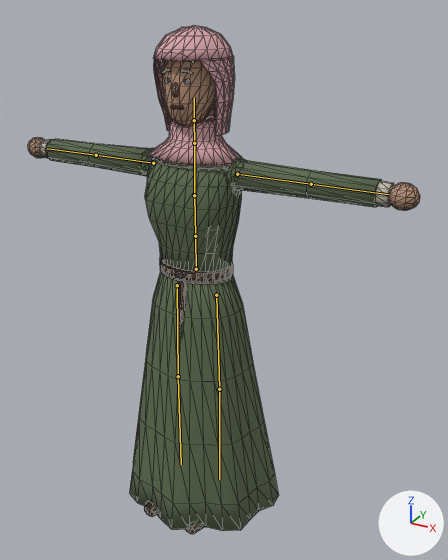
One commit to the glTF model modelos/leonor.glb: the scene before it, then after it.
The view is the same before and after, from a 50 mm lens placed at (1.035, -1.684, 1.784), pointed at (0.135, -0.048, 0.966). Lighting does not change. The marker at lower right points along +X, +Y and +Z. The older version comes first. The bones that change, and the others that lie on the model, are drawn over the model as lines. Mesh edges are drawn as thin lines.

The first picture shows 'Leonor'.
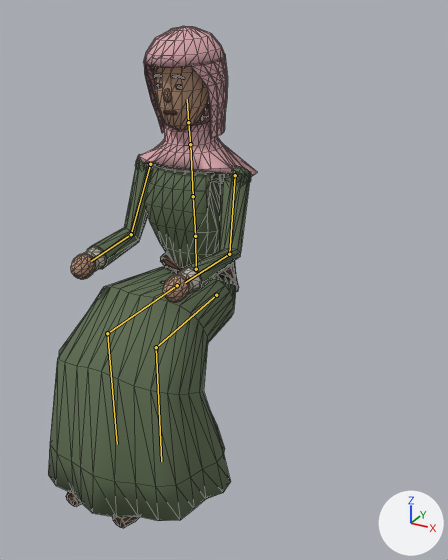
The newer file adds an action. The first version stands in its rest pose; the second is drawn at frame 48 of the action 'sentado'.

Location of each change, [x1, y1, x2, y2] in pixels of the pictures (448 x 560 px):
'Leonor', posed (47% narrower)
    before: [28, 26, 420, 534]
    after: [48, 26, 257, 528]
bone 'espalda', root to tip
    before: (195, 236) to (194, 195)
    after: (195, 236) to (193, 196)
bone 'pecho', root to tip
    before: (194, 195) to (194, 143)
    after: (193, 196) to (190, 144)
bone 'brazoD', root to tip
    before: (153, 163) to (96, 155)
    after: (150, 164) to (131, 234)
bone 'antebrazoD', root to tip
    before: (96, 155) to (47, 148)
    after: (131, 234) to (91, 261)
bone 'brazoI', root to tip
    before: (237, 174) to (311, 184)
    after: (235, 175) to (229, 254)
bone 'antebrazoI', root to tip
    before: (311, 184) to (389, 194)
    after: (229, 254) to (185, 282)
bone 'musloD', root to tip
    before: (177, 285) to (178, 376)
    after: (177, 285) to (107, 333)
bone 'espinillaD', root to tip
    before: (178, 376) to (181, 464)
    after: (107, 333) to (117, 444)
bone 'musloI', root to tip
    before: (216, 295) to (219, 389)
    after: (216, 295) to (156, 347)
bone 'espinillaI', root to tip
    before: (219, 389) to (219, 479)
    after: (156, 347) to (161, 461)

Diff of the bpy script that builds the scene:
```diff
--- a/modelos/leonor.glb.py
+++ b/modelos/leonor.glb.py
@@ bone_espalda @@
 bone_espalda = bpy.data.objects['Esqueleto'].pose.bones['espalda']  # child of 'cadera'
-bone_espalda.rotation_quaternion = (1.0, 0.0, 0.0, 0.0)  # degrees (0, 0, 0)
+bone_espalda.rotation_quaternion = (0.999, 0.035, 0.0, 0.0)  # degrees (4, 0, 0)
@@ bone_pecho @@
 bone_pecho = bpy.data.objects['Esqueleto'].pose.bones['pecho']  # child of 'espalda'
-bone_pecho.rotation_quaternion = (1.0, 0.0, 0.0, 0.0)  # degrees (0, 0, 0)
+bone_pecho.rotation_quaternion = (1.0, 0.013, 0.0, 0.0)  # degrees (1, 0, 0)
@@ bone_brazod @@
 bone_brazod = bpy.data.objects['Esqueleto'].pose.bones['brazoD']  # child of 'pecho'
-bone_brazod.rotation_quaternion = (1.0, 0.0, 0.0, 0.0)  # degrees (0, 0, 0)
+bone_brazod.rotation_quaternion = (-0.749, 0.59, 0.0, -0.302)  # degrees (-71, 21, 29)
@@ bone_antebrazod @@
 bone_antebrazod = bpy.data.objects['Esqueleto'].pose.bones['antebrazoD']  # child of 'brazoD'
-bone_antebrazod.rotation_quaternion = (1.0, 0.0, 0.0, 0.0)  # degrees (0, 0, 0)
+bone_antebrazod.rotation_quaternion = (0.707, 0.428, -0.445, 0.345)  # degrees (51, -68, 16)
@@ bone_brazoi @@
 bone_brazoi = bpy.data.objects['Esqueleto'].pose.bones['brazoI']  # child of 'pecho'
-bone_brazoi.rotation_quaternion = (1.0, 0.0, 0.0, 0.0)  # degrees (0, 0, 0)
+bone_brazoi.rotation_quaternion = (-0.749, 0.59, 0.0, 0.302)  # degrees (-71, -21, -29)
@@ bone_antebrazoi @@
 bone_antebrazoi = bpy.data.objects['Esqueleto'].pose.bones['antebrazoI']  # child of 'brazoI'
-bone_antebrazoi.rotation_quaternion = (1.0, 0.0, 0.0, 0.0)  # degrees (0, 0, 0)
+bone_antebrazoi.rotation_quaternion = (0.707, 0.428, 0.445, -0.345)  # degrees (51, 68, -16)
@@ bone_muslod @@
 bone_muslod = bpy.data.objects['Esqueleto'].pose.bones['musloD']  # child of 'cadera'
-bone_muslod.rotation_quaternion = (1.0, 0.0, 0.0, 0.0)  # degrees (0, 0, 0)
+bone_muslod.rotation_quaternion = (-0.719, 0.694, -0.018, -0.018)  # degrees (-88, 3, 0)
@@ bone_espinillad @@
 bone_espinillad = bpy.data.objects['Esqueleto'].pose.bones['espinillaD']  # child of 'musloD'
-bone_espinillad.rotation_quaternion = (1.0, 0.0, 0.0, 0.0)  # degrees (0, 0, 0)
+bone_espinillad.rotation_quaternion = (0.719, 0.695, 0.0, 0.0)  # degrees (88, 0, 0)
@@ bone_musloi @@
 bone_musloi = bpy.data.objects['Esqueleto'].pose.bones['musloI']  # child of 'cadera'
-bone_musloi.rotation_quaternion = (1.0, 0.0, 0.0, 0.0)  # degrees (0, 0, 0)
+bone_musloi.rotation_quaternion = (-0.719, 0.694, 0.018, 0.018)  # degrees (-88, -3, 0)
@@ bone_espinillai @@
 bone_espinillai = bpy.data.objects['Esqueleto'].pose.bones['espinillaI']  # child of 'musloI'
-bone_espinillai.rotation_quaternion = (1.0, 0.0, 0.0, 0.0)  # degrees (0, 0, 0)
+bone_espinillai.rotation_quaternion = (0.719, 0.695, 0.0, 0.0)  # degrees (88, 0, 0)
```
